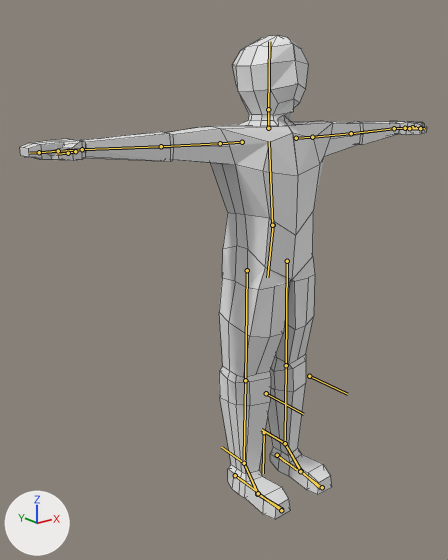
The Blender file characters/player/Char/char.blend: old version first, new version second.
Rendered twice from a 50 mm lens placed at (-4.12, -4.39, 4.19), pointed at (-0.36, 0.32, 2.31). Lighting does not change. The marker at lower left points along +X, +Y and +Z. The bones that bend it are drawn over the model as lines. Mesh edges are drawn as thin lines.

In view in the first picture: 'Char'.
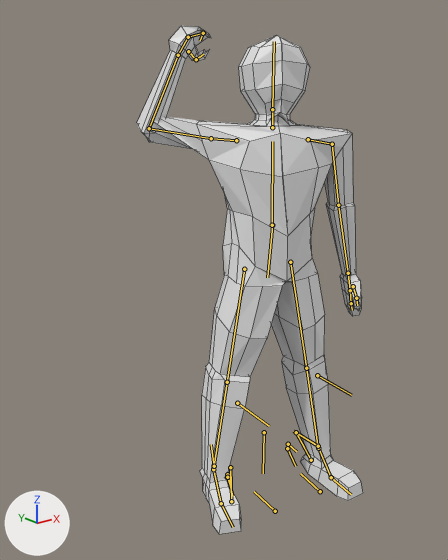
The newer file adds an action. The first version stands in its rest pose; the second is drawn at frame 15 of the action 'attack_down'.

Where the change shows, as pixel boxes [x1, y1, x2, y2] in the pictures (448 x 560 px):
'Char', posed (44% narrower): before [20, 35, 427, 519]; after [137, 26, 363, 534]
bone 'pelvis', root to tip: before (273, 225) to (267, 277); after (272, 225) to (267, 277)
bone 'spine', root to tip: before (272, 225) to (269, 141); after (272, 225) to (272, 141)
bone 'shoulder.L', root to tip: before (296, 138) to (312, 137); after (308, 139) to (332, 144)
bone 'arm.L', root to tip: before (312, 137) to (351, 133); after (332, 144) to (338, 205)
bone 'shoulder.R', root to tip: before (242, 142) to (220, 143); after (236, 140) to (211, 138)
bone 'arm.R', root to tip: before (220, 143) to (161, 146); after (211, 138) to (149, 128)
bone 'forearm.R', root to tip: before (161, 146) to (82, 149); after (149, 128) to (178, 55)
bone 'hand.R', root to tip: before (82, 149) to (58, 151); after (178, 55) to (188, 37)
bone 'finger.R', root to tip: before (58, 151) to (39, 152); after (188, 37) to (203, 33)
bone 'finger2.R', root to tip: before (39, 152) to (29, 153); after (203, 33) to (200, 40)
bone 'thumb.R', root to tip: before (75, 151) to (68, 153); after (188, 51) to (196, 59)
bone 'thumb2.R', root to tip: before (68, 153) to (56, 154); after (196, 59) to (203, 54)
bone 'IK-toe.L', root to tip: before (277, 455) to (297, 470); after (287, 448) to (295, 466)
bone 'CTRL-heel-roll.L', root to tip: before (277, 455) to (286, 462); after (288, 444) to (296, 451)
bone 'IK-leg.L', root to tip: before (285, 443) to (261, 429); after (318, 446) to (293, 431)
bone 'IK-target-leg.L', root to tip: before (309, 376) to (347, 394); after (317, 375) to (351, 395)
bone 'IK-toe.R', root to tip: before (235, 475) to (256, 491); after (227, 474) to (232, 496)
bone 'CTRL-heel-roll.R', root to tip: before (235, 475) to (245, 482); after (227, 477) to (230, 487)
bone 'IK-leg.R', root to tip: before (244, 463) to (221, 447); after (214, 466) to (211, 444)
bone 'IK-target-leg.R', root to tip: before (266, 393) to (303, 414); after (237, 403) to (269, 426)

Diff of the bpy script that builds the scene:
```diff
--- a/characters/player/Char/char.blend.py
+++ b/characters/player/Char/char.blend.py
@@ bone_root @@
 bone_root = bpy.data.objects['Armature'].pose.bones['root']
-bone_root.rotation_quaternion = (1.0, 0.0, 0.0, 0.0)  # degrees (0, 0, 0)
+bone_root.rotation_quaternion = (0.999, 0.0, 0.052, 0.0)  # degrees (0, 6, 0)
@@ bone_pelvis @@
 bone_pelvis = bpy.data.objects['Armature'].pose.bones['pelvis']  # child of 'root'
-bone_pelvis.rotation_quaternion = (1.0, 0.0, 0.0, 0.0)  # degrees (0, 0, 0)
+bone_pelvis.rotation_quaternion = (0.999, 0.002, 0.036, 0.003)  # degrees (0, 4, 0)
@@ bone_spine @@
 bone_spine = bpy.data.objects['Armature'].pose.bones['spine']  # child of 'pelvis'
-bone_spine.rotation_quaternion = (1.0, 0.0, 0.0, 0.0)  # degrees (0, 0, 0)
+bone_spine.rotation_quaternion = (0.984, 0.0, -0.175, -0.016)  # degrees (0, -20, -2)
@@ bone_shoulder_l @@
 bone_shoulder_l = bpy.data.objects['Armature'].pose.bones['shoulder.L']  # child of 'spine'
-bone_shoulder_l.rotation_quaternion = (1.0, 0.0, 0.0, 0.0)  # degrees (0, 0, 0)
+bone_shoulder_l.rotation_quaternion = (0.996, -0.088, 0.005, -0.006)  # degrees (-10, 0, -1)
@@ bone_arm_l @@
 bone_arm_l = bpy.data.objects['Armature'].pose.bones['arm.L']  # child of 'shoulder.L'
-bone_arm_l.rotation_quaternion = (1.0, 0.0, 0.0, 0.0)  # degrees (0, 0, 0)
+bone_arm_l.rotation_quaternion = (0.816, -0.575, 0.019, -0.054)  # degrees (-70, -2, -6)
@@ bone_shoulder_r @@
 bone_shoulder_r = bpy.data.objects['Armature'].pose.bones['shoulder.R']  # child of 'spine'
-bone_shoulder_r.rotation_quaternion = (1.0, 0.0, 0.0, 0.0)  # degrees (0, 0, 0)
+bone_shoulder_r.rotation_quaternion = (0.985, 0.015, -0.037, -0.17)  # degrees (2, -4, -20)
@@ bone_arm_r @@
 bone_arm_r = bpy.data.objects['Armature'].pose.bones['arm.R']  # child of 'shoulder.R'
-bone_arm_r.rotation_quaternion = (1.0, 0.0, 0.0, 0.0)  # degrees (0, 0, 0)
+bone_arm_r.rotation_quaternion = (0.753, 0.009, 0.657, 0.044)  # degrees (27, 81, 30)
@@ bone_forearm_r @@
 bone_forearm_r = bpy.data.objects['Armature'].pose.bones['forearm.R']  # child of 'arm.R'
-bone_forearm_r.rotation_quaternion = (1.0, 0.0, 0.0, 0.0)  # degrees (0, 0, 0)
+bone_forearm_r.rotation_quaternion = (0.526, -0.134, 0.343, 0.767)  # degrees (28, 34, 120)
@@ bone_hand_r @@
 bone_hand_r = bpy.data.objects['Armature'].pose.bones['hand.R']  # child of 'forearm.R'
-bone_hand_r.rotation_quaternion = (1.0, 0.0, 0.0, 0.0)  # degrees (0, 0, 0)
+bone_hand_r.rotation_quaternion = (0.971, 0.069, 0.187, 0.133)  # degrees (11, 20, 18)
@@ bone_finger_r @@
 bone_finger_r = bpy.data.objects['Armature'].pose.bones['finger.R']  # child of 'hand.R'
-bone_finger_r.rotation_quaternion = (1.0, 0.0, 0.0, 0.0)  # degrees (0, 0, 0)
+bone_finger_r.rotation_quaternion = (0.885, -0.454, 0.108, 0.013)  # degrees (-55, 12, -4)
@@ bone_finger2_r @@
 bone_finger2_r = bpy.data.objects['Armature'].pose.bones['finger2.R']  # child of 'finger.R'
-bone_finger2_r.rotation_quaternion = (1.0, 0.0, 0.0, 0.0)  # degrees (0, 0, 0)
+bone_finger2_r.rotation_quaternion = (0.372, -0.894, 0.247, 0.027)  # degrees (-138, 13, -26)
@@ bone_thumb_r @@
 bone_thumb_r = bpy.data.objects['Armature'].pose.bones['thumb.R']  # child of 'hand.R'
-bone_thumb_r.rotation_quaternion = (1.0, 0.0, 0.0, 0.0)  # degrees (0, 0, 0)
+bone_thumb_r.rotation_quaternion = (0.605, -0.72, -0.066, 0.333)  # degrees (-93, 24, 33)
@@ bone_thumb2_r @@
 bone_thumb2_r = bpy.data.objects['Armature'].pose.bones['thumb2.R']  # child of 'thumb.R'
-bone_thumb2_r.rotation_quaternion = (1.0, 0.0, 0.0, 0.0)  # degrees (0, 0, 0)
+bone_thumb2_r.rotation_quaternion = (0.926, 0.073, -0.097, -0.358)  # degrees (12, -7, -43)
@@ bone_ik_toe_l @@
 bone_ik_toe_l = bpy.data.objects['Armature'].pose.bones['IK-toe.L']  # child of 'CTRL-toe-roll.L'
-bone_ik_toe_l.location = (0.0, 0.0, 0.0)
-bone_ik_toe_l.rotation_quaternion = (1.0, 0.0, 0.0, 0.0)  # degrees (0, 0, 0)
+bone_ik_toe_l.location = (-0.175, -0.083, -0.004)
+bone_ik_toe_l.rotation_quaternion = (0.983, 0.001, 0.006, -0.182)  # degrees (0, 1, -21)
@@ bone_ctrl_heel_roll_l @@
 bone_ctrl_heel_roll_l = bpy.data.objects['Armature'].pose.bones['CTRL-heel-roll.L']  # child of 'IK-toe.L'
-bone_ctrl_heel_roll_l.location = (0.0, 0.0, 0.0)
-bone_ctrl_heel_roll_l.rotation_quaternion = (1.0, 0.0, 0.0, 0.0)  # degrees (0, 0, 0)
+bone_ctrl_heel_roll_l.location = (0.0, -0.002, 0.059)
+bone_ctrl_heel_roll_l.rotation_quaternion = (0.975, -0.001, -0.007, 0.223)  # degrees (0, -1, 26)
@@ bone_ik_leg_l @@
 bone_ik_leg_l = bpy.data.objects['Armature'].pose.bones['IK-leg.L']  # child of 'CTRL-foot-roll.L'
-bone_ik_leg_l.location = (0.0, 0.0, 0.0)
+bone_ik_leg_l.location = (-0.003, -0.354, 0.0)
@@ bone_ik_target_leg_l @@
 bone_ik_target_leg_l = bpy.data.objects['Armature'].pose.bones['IK-target-leg.L']  # child of 'root'
-bone_ik_target_leg_l.location = (0.0, 0.0, 0.0)
+bone_ik_target_leg_l.location = (-0.113, -0.005, 0.0)
@@ bone_ik_toe_r @@
 bone_ik_toe_r = bpy.data.objects['Armature'].pose.bones['IK-toe.R']  # child of 'CTRL-toe-roll.R'
-bone_ik_toe_r.location = (0.0, 0.0, 0.0)
-bone_ik_toe_r.rotation_quaternion = (1.0, 0.0, 0.0, 0.0)  # degrees (0, 0, 0)
+bone_ik_toe_r.location = (0.097, 0.006, -0.001)
+bone_ik_toe_r.rotation_quaternion = (0.974, -0.002, 0.008, -0.227)  # degrees (0, 1, -26)
@@ bone_ctrl_heel_roll_r @@
 bone_ctrl_heel_roll_r = bpy.data.objects['Armature'].pose.bones['CTRL-heel-roll.R']  # child of 'IK-toe.R'
-bone_ctrl_heel_roll_r.location = (0.0, 0.0, 0.0)
+bone_ctrl_heel_roll_r.location = (-0.001, 0.002, -0.033)
@@ bone_ik_leg_r @@
 bone_ik_leg_r = bpy.data.objects['Armature'].pose.bones['IK-leg.R']  # child of 'CTRL-foot-roll.R'
-bone_ik_leg_r.location = (0.0, 0.0, 0.0)
+bone_ik_leg_r.location = (-0.184, -0.073, 0.082)
@@ bone_ik_target_leg_r @@
 bone_ik_target_leg_r = bpy.data.objects['Armature'].pose.bones['IK-target-leg.R']  # child of 'root'
-bone_ik_target_leg_r.location = (0.0, 0.0, 0.0)
+bone_ik_target_leg_r.location = (0.298, 0.018, -0.009)
```
